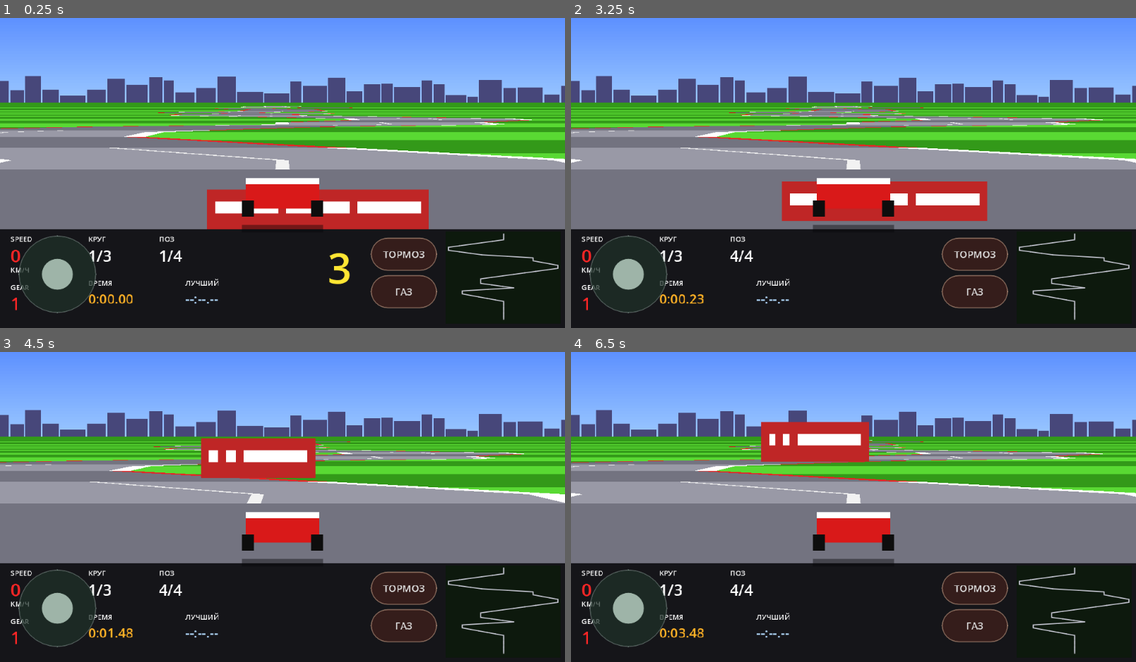
Above: before the commit, frames 1-4 (two rows, left to right).
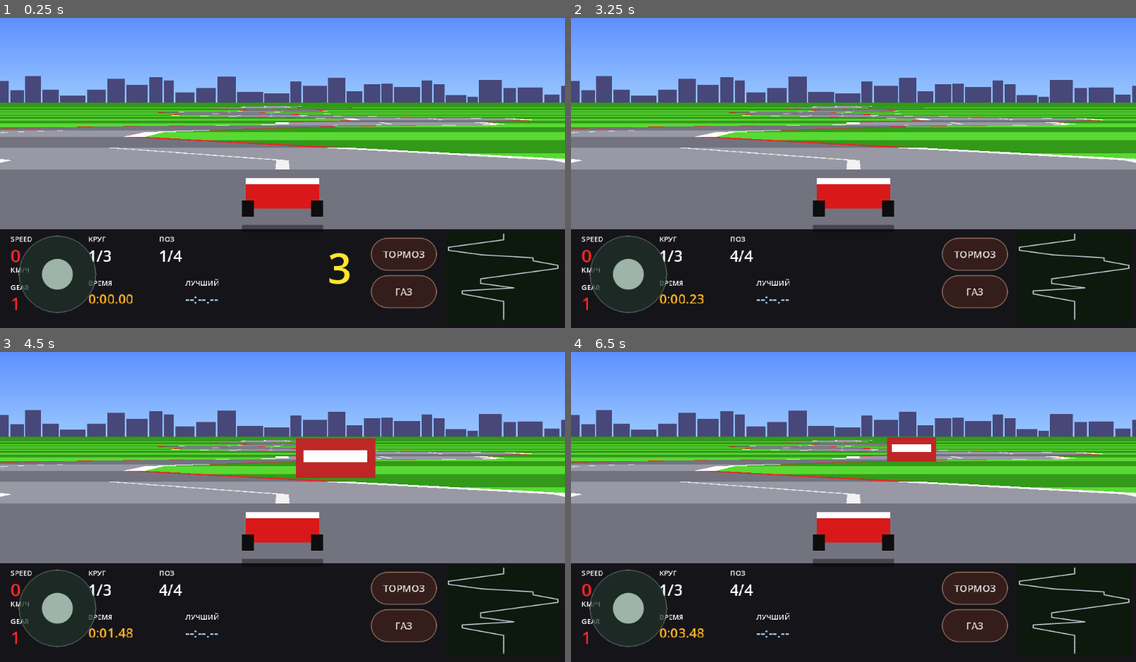
Above: after the commit, the same moments.

Repository: masterofmagic234/Arkon
Game: Godot game, scene res://scenes/level2_pseudo3d.tscn
Two runs of this game, one before a commit and one after it. Both use one fixed random seed, a clock stepped at 60 frames per second and the inputs below. This scene is started directly instead of the project's main scene.
Inputs (mouse positions are in pixels of both pictures, inside the frame that each line leads up to):
- Up to frame 1 (0.25 s): no input
- Up to frame 2 (3.25 s): click "ТОРМОЗ" at 0.5 s; click "ГАЗ" at 1.25 s; tap Enter at 2 s; move the mouse to (977, 154) at 2.02 s; hold D (race_right) 2.03-2.75 s; click (977, 154) at 2.17 s; tap Space at 2.75 s; drag from (740, 185) to (825, 231) at 2.77 s
- Up to frame 3 (4.5 s): move the mouse to (339, 432) at 3.52 s; hold D (race_right) 3.53-4.25 s; drag from (254, 565) to (113, 457) at 4.27 s
- Up to frame 4 (6.5 s): move the mouse to (1023, 550) at 5.02 s; hold A (race_left) 5.03-5.75 s; drag from (684, 457) to (768, 423) at 5.77 s

The runs differ from the first frame. In frame 1, 4.1% of the frame differs, in the area x 36-76%, y 55-69%; in frame 2, 3.4%; in frame 3, 5.1%, in the area x 0-100%, y 27-49%; in frame 4, 3.2%.
Error in both runs: Invalid access to property or key 'world_x' on a base object of type 'RefCounted (race_ai_controller.gd)'. (res://scripts/race_minimap_nes.gd:43)

Commit message:
Level 2: align AI cars with projected road geometry

Diff:
--- a/scripts/race_renderer_pseudo3d.gd
+++ b/scripts/race_renderer_pseudo3d.gd
@@ -88,31 +88,42 @@
     var cam_progress: float = clampf(player_car.segment_progress, 0.0, 0.9999)
     var half_w: float = w * 0.5
 
-    # world_x is lateral position; add the player's lap to obtain an unwrapped
-    # longitudinal track coordinate for the perspective camera.
-    var track_total_x: float = track_x[track_size - 1]
-    var cam_track_x: float = track_x[cam_seg] + float(player_car.lap) * track_total_x
-    var cam_world_x: float = cam_track_x + (player_car.world_x - track_x[cam_seg])
-
+    # track_x is a lateral road-center coordinate, not a longitudinal lap distance.
+    # Interpolate the camera center so the road does not jump at segment boundaries.
+    var next_cam_seg: int = (cam_seg + 1) % track_size
+    var current_track_x: float = lerpf(
+        track_x[cam_seg],
+        track_x[next_cam_seg],
+        cam_progress
+    )
+
+    # Build a connected perspective strip from near to far.
     for i in range(FAR_SEGMENTS):
         var idx: int = (cam_seg + i) % track_size
+        var next_idx: int = (idx + 1) % track_size
+
         var dz: float = (float(i) - cam_progress) * SEGMENT_WORLD_LEN + CAMERA_BEHIND
         dz = maxf(1.0, dz)
 
+        var next_dz: float = (float(i + 1) - cam_progress) * SEGMENT_WORLD_LEN + CAMERA_BEHIND
+        next_dz = maxf(1.0, next_dz)
+
         var scale: float = CAMERA_DEPTH / dz
-        var seg_world_x: float = track_x[idx]
-
-        var lap_offset: int = player_car.lap
-        if idx < cam_seg:
-            lap_offset += 1
-        seg_world_x += float(lap_offset) * track_total_x
-
-        var rel_x: float = seg_world_x - cam_world_x
+        var next_scale: float = CAMERA_DEPTH / next_dz
+
+        var rel_x: float = track_x[idx] - current_track_x
+        var next_rel_x: float = track_x[next_idx] - current_track_x
 
         ssx[i] = half_w + scale * rel_x * half_w
         ssy[i] = horizon_y + (h - horizon_y) * CAMERA_BEHIND / dz
         shw[i] = scale * ROAD_WORLD_WIDTH * 0.5 * w * ROAD_SCREEN_SCALE
         sidx[i] = idx
+
+        # Keep the next point available for the connected quad.
+        if i + 1 < FAR_SEGMENTS:
+            ssx[i + 1] = half_w + next_scale * next_rel_x * half_w
+            ssy[i + 1] = horizon_y + (h - horizon_y) * CAMERA_BEHIND / next_dz
+            shw[i + 1] = next_scale * ROAD_WORLD_WIDTH * 0.5 * w * ROAD_SCREEN_SCALE
 
     var prev_y: float = h
     for i in range(FAR_SEGMENTS):
@@ -171,7 +182,7 @@
         return
 
     var p_prog: float = player_car.progress(track_size)
-    var cam_x: float = player_car.world_x
+    var half_road: float = ROAD_WORLD_WIDTH * 0.5
 
     for ai_controller in ai_cars:
         if ai_controller == null or ai_controller.car == null:
@@ -181,23 +192,51 @@
         var ai_prog: float = ai.progress(track_size)
         var delta_segments: float = ai_prog - p_prog
 
-        if delta_segments < -1.0 or delta_segments > float(FAR_SEGMENTS - 2):
-            continue
+        # Only draw cars that are ahead and inside the visible perspective strip.
+        if delta_segments < 0.5 or delta_segments >= float(FAR_SEGMENTS - 2):
+            continue
+
+        var i_fl: int = int(floor(delta_segments))
+        if i_fl < 0 or i_fl + 1 >= ssx.size():
+            continue
+
+        var t: float = delta_segments - float(i_fl)
+
+        # track_x is the physical lateral center of the road at the AI's segment.
+        # world_x is the AI's lateral coordinate.
+        var ai_seg: int = ai.segment_index % track_size
+        var ai_track_center: float = track_x[ai_seg]
+        var norm_offset: float = (ai.world_x - ai_track_center) / half_road
+        norm_offset = clampf(norm_offset, -1.25, 1.25)
+
+        # Use the exact road geometry already projected by _draw_road.
+        var road_cx: float = lerpf(ssx[i_fl], ssx[i_fl + 1], t)
+        var current_shw: float = lerpf(shw[i_fl], shw[i_fl + 1], t)
 
         var dz: float = delta_segments * SEGMENT_WORLD_LEN + CAMERA_BEHIND
         dz = maxf(1.0, dz)
 
         var scale: float = CAMERA_DEPTH / dz
-        var sx: float = w * 0.5 + scale * (ai.world_x - cam_x) * w * 0.5
         var sy: float = horizon_y + (h - horizon_y) * CAMERA_BEHIND / dz
 
         if sy < horizon_y or sy > h:
             continue
 
-        var car_w: float = clampf(scale * ROAD_WORLD_WIDTH * w * 0.6, 6.0, 180.0)
+        var sx: float = road_cx + norm_offset * current_shw
+
+        var car_w: float = clampf(scale * ROAD_WORLD_WIDTH * w * 0.35, 6.0, 180.0)
         var car_h: float = car_w * 0.5
-        draw_rect(Rect2(sx - car_w * 0.5, sy - car_h, car_w, car_h), Color(0.75, 0.15, 0.15), true)
-        draw_rect(Rect2(sx - car_w * 0.4, sy - car_h * 0.7, car_w * 0.8, car_h * 0.3), Color(1.0, 1.0, 1.0), true)
+
+        draw_rect(
+            Rect2(sx - car_w * 0.5, sy - car_h, car_w, car_h),
+            Color(0.75, 0.15, 0.15),
+            true
+        )
+        draw_rect(
+            Rect2(sx - car_w * 0.4, sy - car_h * 0.7, car_w * 0.8, car_h * 0.3),
+            Color(1.0, 1.0, 1.0),
+            true
+        )
 
 func _draw_player_car(w: float, h: float) -> void:
     var base_y: float = h * 0.96
